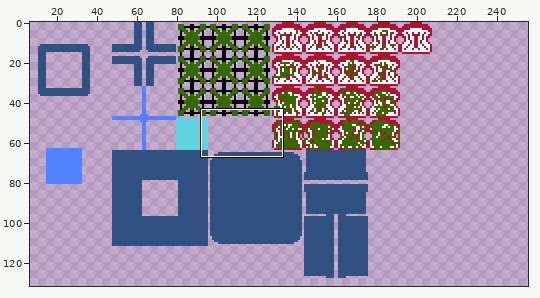
Two states of a sprite sheet, Assets/Ready/TileSets/4x_tiles.png. The first picture is a wide view before the edit; the outline marks the close-up.
Close-up. Old version:
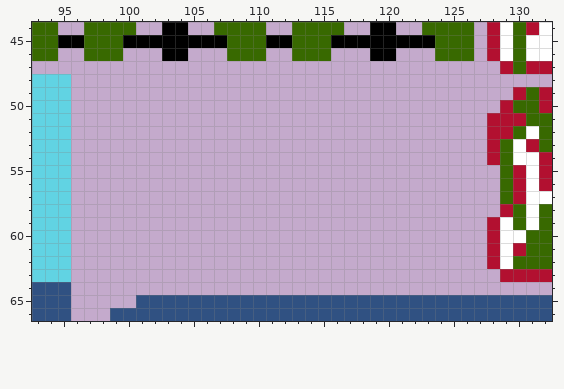
The file is 256x256 pixels. Colours within 5 levels of each other are drawn and written as one. Shown: x 93..132, y 44..66. The wide view leaves out empty margins. The commit also changed other parts of the picture, which this record leaves out.
After:
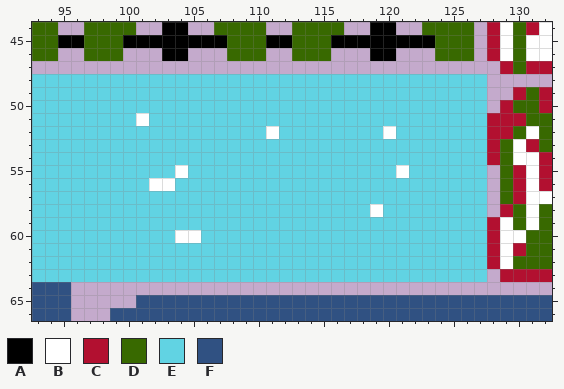
Palette (. is transparent): A #000000  B #ffffff  C #b21030  D #386900  E #61d3e3  F #305182
From old to new:
Changed rows in their new state; - is an unchanged pixel.
first column x 96:
48 EEEEEEEEEEEEEEEEEEEEEEEEEEEEEEEE
49 EEEEEEEEEEEEEEEEEEEEEEEEEEEEEEEE
50 EEEEEEEEEEEEEEEEEEEEEEEEEEEEEEEE
51 EEEEEBEEEEEEEEEEEEEEEEEEEEEEEEEE
52 EEEEEEEEEEEEEEEBEEEEEEEEBEEEEEEE
53 EEEEEEEEEEEEEEEEEEEEEEEEEEEEEEEE
54 EEEEEEEEEEEEEEEEEEEEEEEEEEEEEEEE
55 EEEEEEEEBEEEEEEEEEEEEEEEEBEEEEEE
56 EEEEEEBBEEEEEEEEEEEEEEEEEEEEEEEE
57 EEEEEEEEEEEEEEEEEEEEEEEEEEEEEEEE
58 EEEEEEEEEEEEEEEEEEEEEEEBEEEEEEEE
59 EEEEEEEEEEEEEEEEEEEEEEEEEEEEEEEE
60 EEEEEEEEBBEEEEEEEEEEEEEEEEEEEEEE
61 EEEEEEEEEEEEEEEEEEEEEEEEEEEEEEEE
62 EEEEEEEEEEEEEEEEEEEEEEEEEEEEEEEE
63 EEEEEEEEEEEEEEEEEEEEEEEEEEEEEEEE
Changed places in both close-ups, as pixel boxes (x1, y1, x2, y2):
added: (71, 74, 487, 282)
